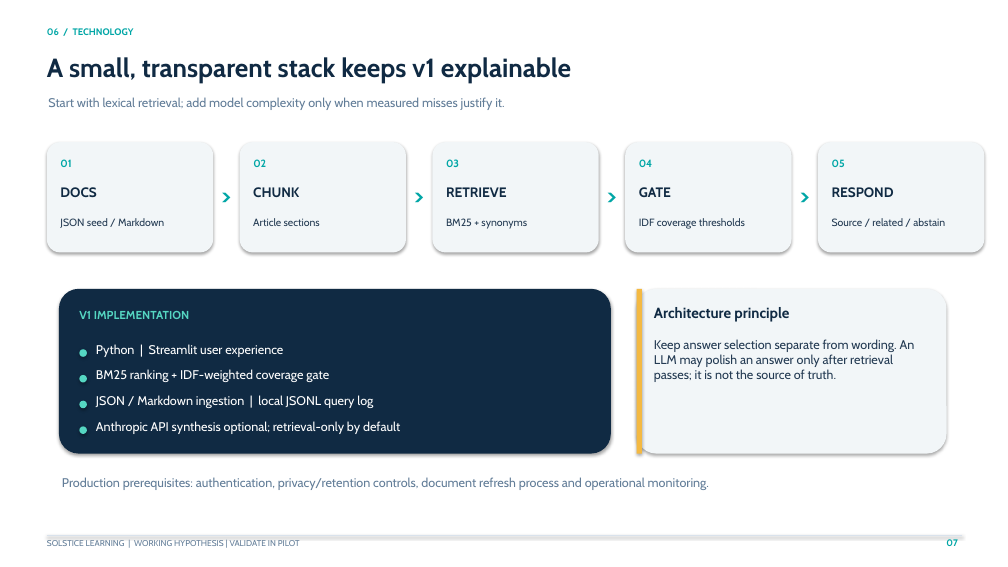
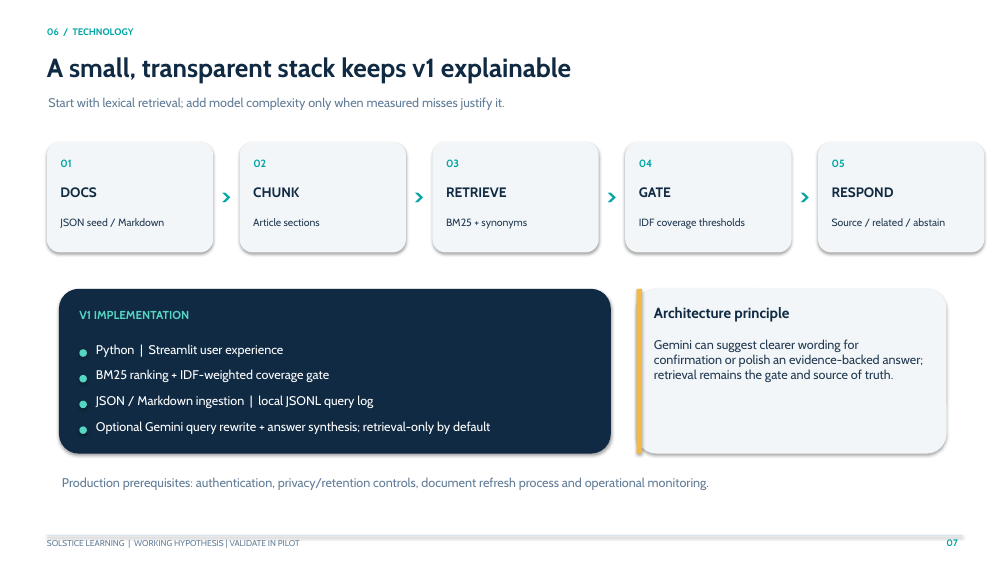
Before and after one commit to abhipach/SOLSTICE-Docs-Assistant, a slide deck: slide 7 of Solstice_Docs_QA_Executive_Proposal.pptx. Drawn at 1008x567 pixels with LibreOffice and Linux fonts; fonts in the diff are those of the drawing. Boxes give left, top, right and bottom in pixels: in the first picture for what was removed or moved away, otherwise in the second. Text is boxed around its words. In the diff, an @@ line names an element or a change of style, - is before the commit and + after.

```diff
--- a/Solstice_Docs_QA_Executive_Proposal.pptx
+++ b/Solstice_Docs_QA_Executive_Proposal.pptx
@@ text at [654,339,924,382]: text changed @@
-Keep answer selection separate from wording. An LLM may polish an answer only after retrieval passes; it is not the source of truth.
+Gemini can suggest clearer wording for confirmation or polish an evidence-backed answer; retrieval remains the gate and source of truth.
@@ text at [96,421,490,434]: text changed @@
-Anthropic API synthesis optional; retrieval-only by default
+Optional Gemini query rewrite + answer synthesis; retrieval-only by default
```
Also in this commit, not shown: 2 other slides changed, 3 other files.
